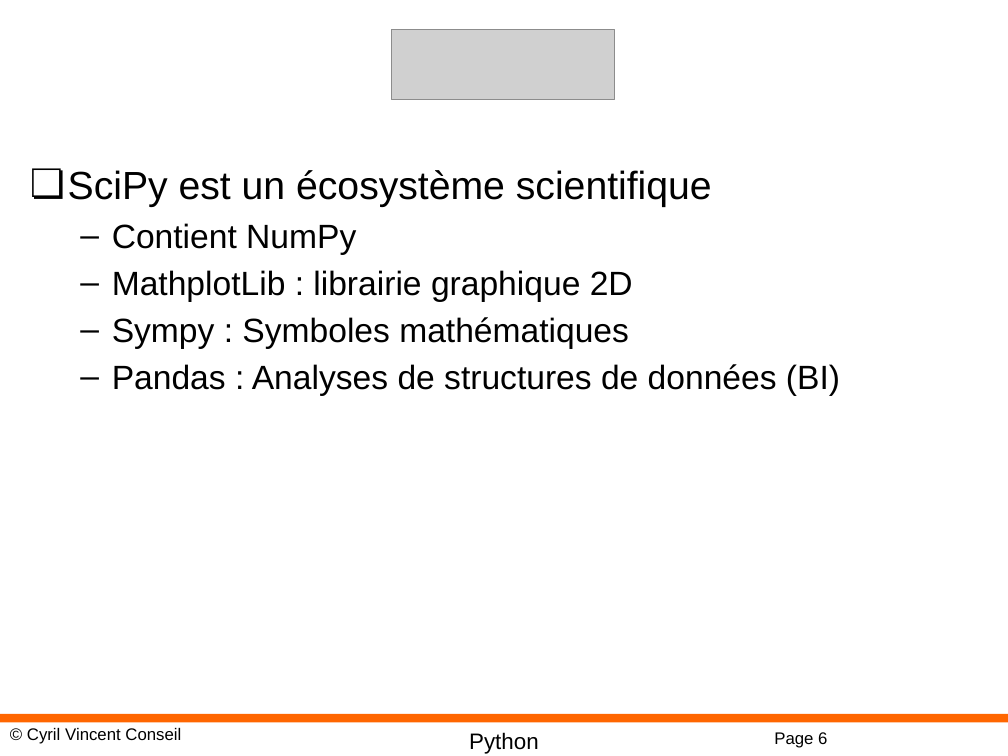
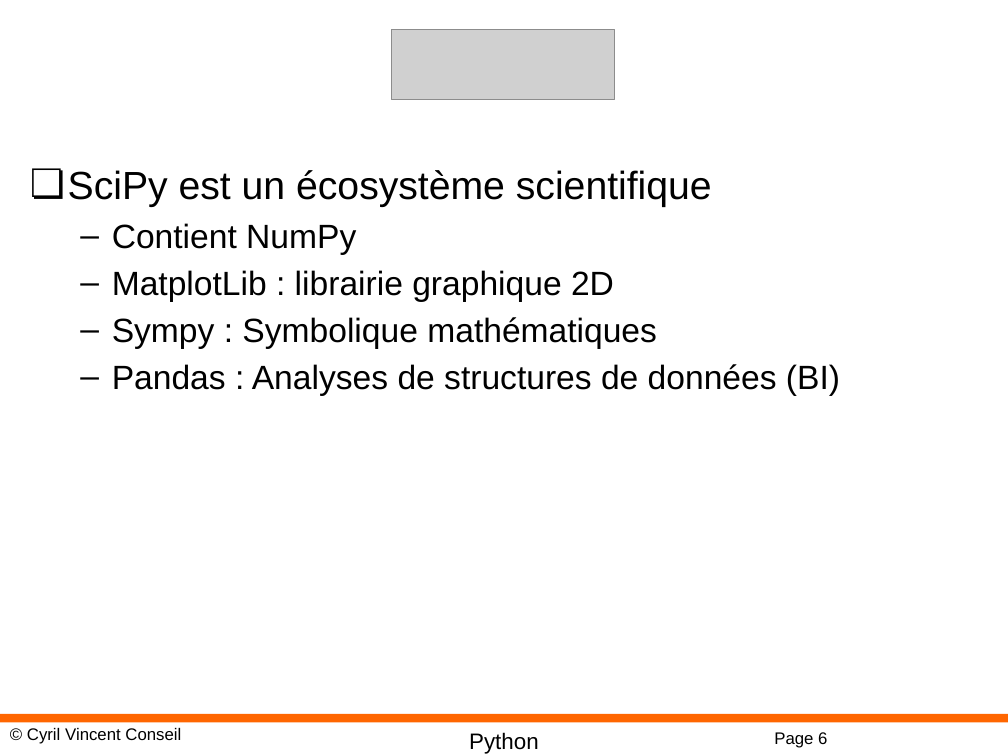
Before and after one commit to cyrilvincent/python, a slide deck: slide 6 of ppt/Python20-Math.pptx. Drawn at 1008x756 pixels with LibreOffice and Linux fonts; fonts in the diff are those of the drawing; grey boxes stand for pictures; background and template pictures are left out. Boxes give left, top, right and bottom in pixels: in the first picture for what was removed or moved away, otherwise in the second. Text is boxed around its words. In the diff, an @@ line names an element or a change of style, - is before the commit and + after.

```diff
--- a/ppt/Python20-Math.pptx
+++ b/ppt/Python20-Math.pptx
@@ text at box(112, 270, 657, 349): text changed @@
-  – MathplotLib : librairie graphique 2D
-  – Sympy : Symboles mathématiques
+  – MatplotLib : librairie graphique 2D
+  – Sympy : Symbolique mathématiques
```
Also in this commit, not shown: 3 other files.
